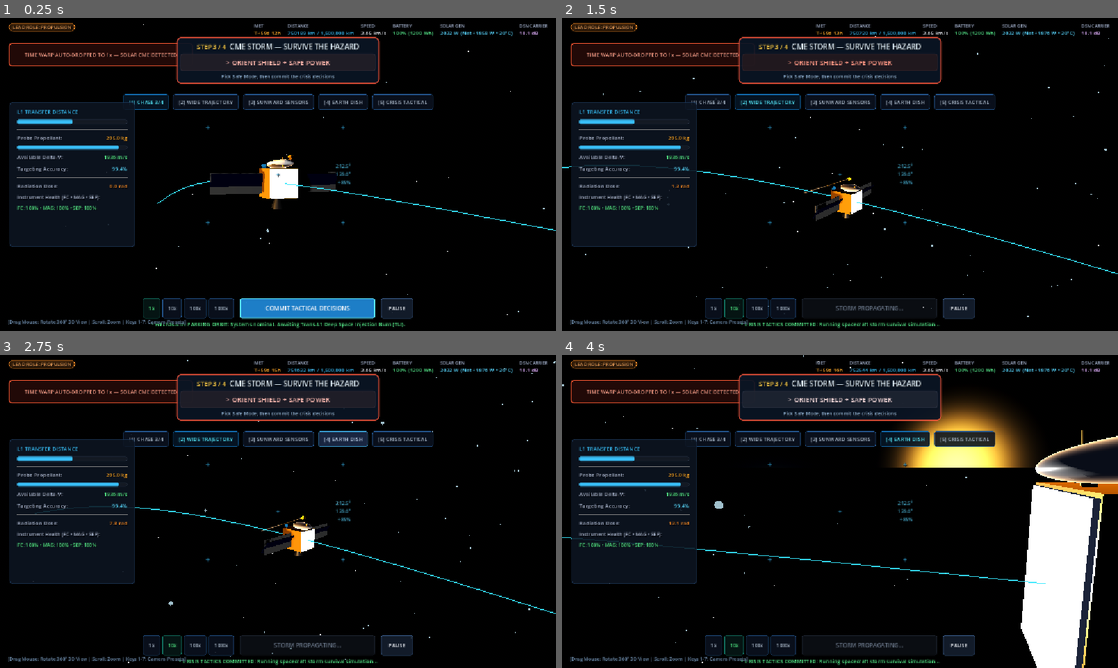
Above: before the commit, frames 1-4 (two rows, left to right).
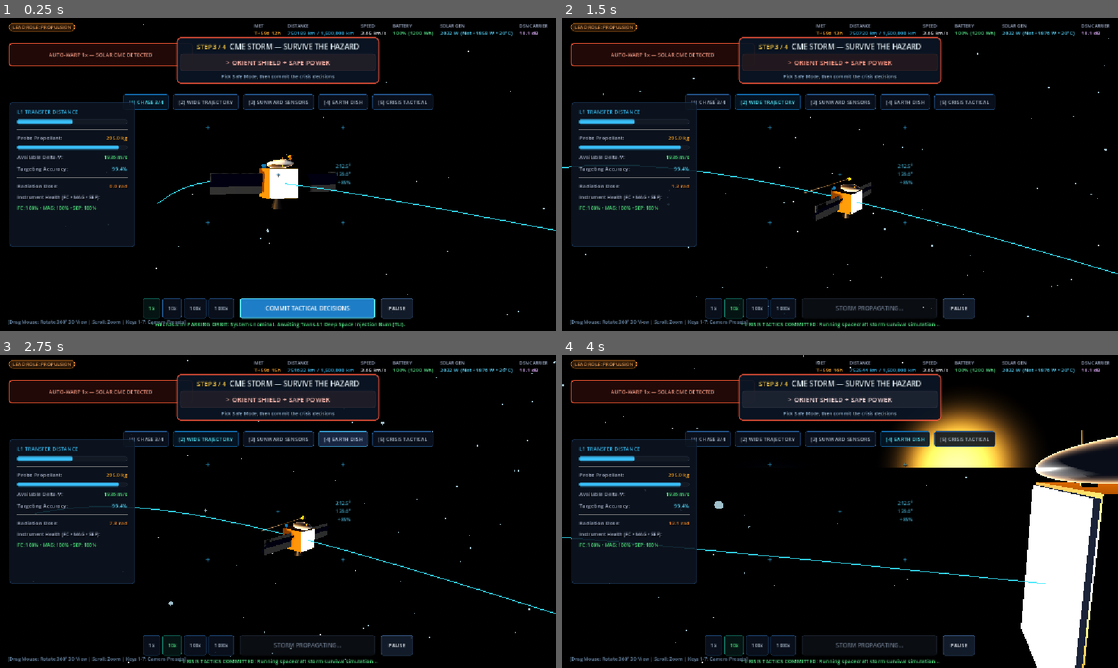
Above: after the commit, the same moments.

Repository: mohammedomarworks/margin-space-mission-game
Game: Godot game, scene res://margin/scenes/helios4_crisis.tscn
Two runs of this game, one before a commit and one after it. Both use one fixed random seed, a clock stepped at 60 frames per second and the inputs below. This scene is started directly instead of the project's main scene.
Inputs (mouse positions are in pixels of both pictures, inside the frame that each line leads up to):
- Up to frame 1 (0.25 s): no input
- Up to frame 2 (1.5 s): tap Enter at 0.5 s; move the mouse to (962, 158) at 0.52 s; hold Right (ui_right) 0.53-1.25 s; tap C at 0.6 s; click (962, 158) at 0.67 s; tap Space at 0.77 s; drag from (728, 190) to (812, 237) at 1.27 s
- Up to frame 3 (2.75 s): move the mouse to (333, 442) at 2.02 s; hold Right (ui_right) from 2.03 s (still down); tap 2 at 2.1 s
- Up to frame 4 (4 s): release Right (ui_right) at 2.75 s; drag from (812, 574) to (673, 464) at 2.77 s; move the mouse to (1006, 558) at 3.52 s; hold Left (ui_left) from 3.53 s (still down); tap 4 at 3.6 s; tap Space at 3.77 s

The runs differ from the first frame. In frame 1, 0.3% of the frame differs, in the area x 4-32%, y 11-13%; in frame 2, 0.3%; in frame 3, 0.3%; in frame 4, 0.3%.

Commit message:
fix: fit transfer alerts and crisis HUD

Diff:
--- a/margin/scripts/helios4_deep_space_controller.gd
+++ b/margin/scripts/helios4_deep_space_controller.gd
@@ -1208,7 +1208,7 @@
 		_setup_perk_and_autowarp_hud()
 	if not _auto_warp_banner or not _auto_warp_label:
 		return
-	_auto_warp_label.text = "TIME WARP AUTO-DROPPED TO 1x — %s" % reason
+	_auto_warp_label.text = "AUTO-WARP 1x — %s" % reason
 	_auto_warp_label.add_theme_color_override("font_color", accent_col.lerp(Color.WHITE, 0.40))
 	var sb := _auto_warp_banner.get_theme_stylebox("panel") as StyleBoxFlat
 	if sb:
--- a/margin/tests/test_helios4_campaign.gd
+++ b/margin/tests/test_helios4_campaign.gd
@@ -470,7 +470,7 @@
 	_assert_true(ds_scene.current_warp_idx == 3, "Deep space warp can be raised to 1000x during cruise")
 	ds_scene._enter_solar_crisis()
 	_assert_true(ds_scene.current_warp_idx == 0 and ds_scene.warp_factor == 1.0, "Entering Solar Crisis auto-drops time-warp to 1x")
-	_assert_true(ds_scene._auto_warp_banner != null and ds_scene._auto_warp_label.text.contains("TIME WARP AUTO-DROPPED TO 1x"), "Auto-warp alert banner displays clear Solar CME safety message")
+	_assert_true(ds_scene._auto_warp_banner != null and ds_scene._auto_warp_label.text.contains("AUTO-WARP 1x — SOLAR CME DETECTED"), "Auto-warp alert banner displays clear Solar CME safety message")
 	ds_scene._select_crisis_option(1, 3)
 	_assert_true(not ds_scene.thermal_shield_sunward and ds_scene._target_attitude_slew_deg.length() > 10.0, "Continue Science tilts spacecraft attitude off sunward shield")
 	ds_scene._select_crisis_option(1, 1)
Not shown, changed: build/helios4_test/index.pck
Not shown, changed: build/web/index.pck
